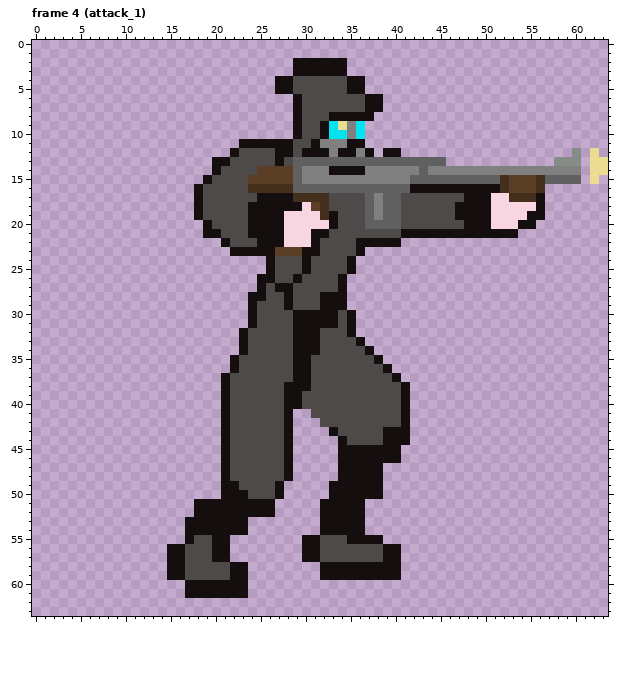
Two states of a pixel-art file, NamelessRogue/Content/GameObjects/Characters/Sprites/wastelander.ase. That is the earlier state.
64x64 pixels, 15 frames. Colours within 5 levels of each other are drawn and written as one. Shown: frame 4 (attack_1). The commit also changed other frames, which this record leaves out.
New version:
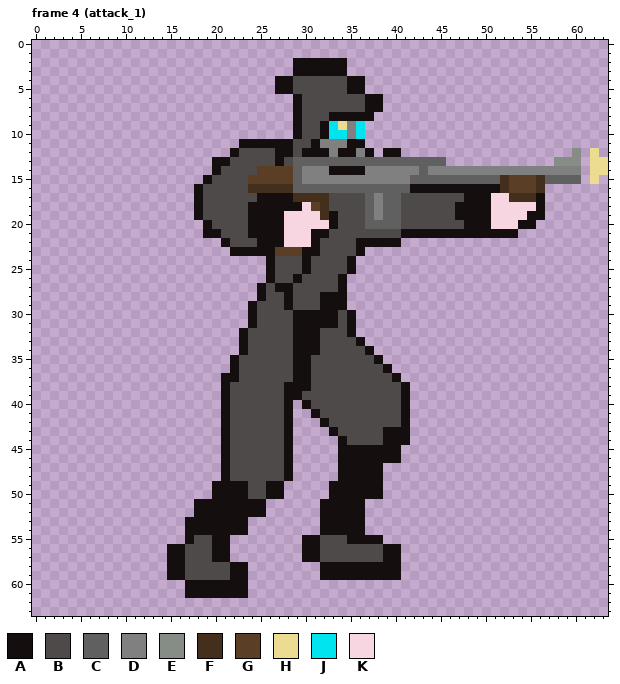
Palette (. is transparent): A #140f0e  B #4e4a4a  C #606060  D #808080  E #858d86  F #442f1c  G #5a3e25  H #ebdc91  J #00e4ef  K #f7d5e1
What changed:
Frame 4 (attack_1), layers "Layer 2", "Layer 1":
Colour A is added in rows 49 to 50 at x 20.
Colour A replaces colour B in row 37 at x 22; in row 40 at x 30; in row 41 at x 31; in row 42 at x 32; in row 49 at x 23 and 26; in row 50 at x 26.
The edit erases colour A in row 26 at x 25; in row 28 at x 24; in row 40 at x 29; in rows 51 to 52 at x 26.
Where, in picture pixels (left, top, right, bottom), the same in both pictures:
erased: (248, 274, 266, 301)
changed: (230, 373, 239, 382)
changed: (293, 400, 329, 427)
changed: (212, 481, 275, 517)
